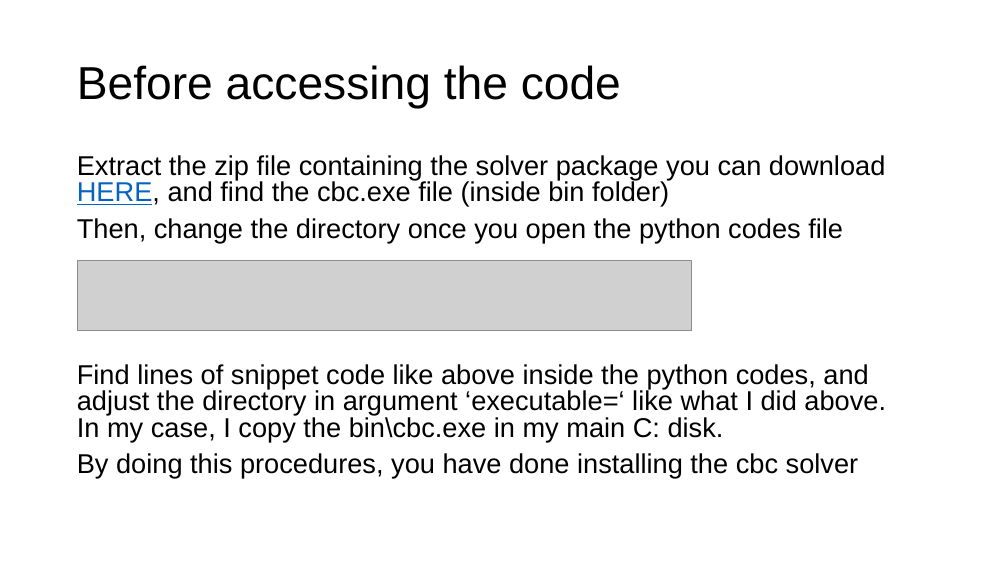
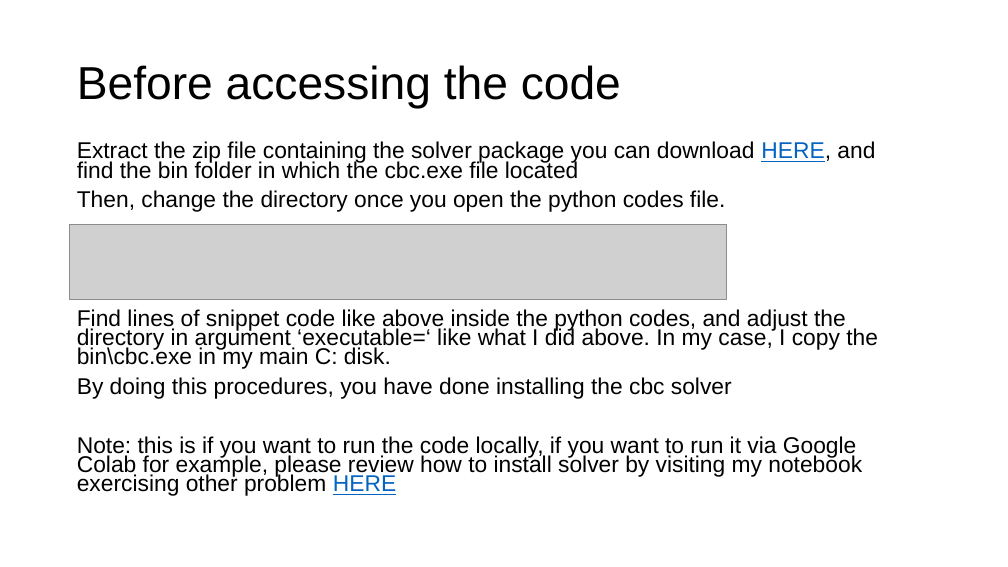
Before and after one commit to Lazuardis/Optimization, a slide deck: slide 2 of Vision Company - Allocation and Transportation Problem/Solution Brief Description - Vision Allocation Problem.pptx. Drawn at 1008x567 pixels with LibreOffice and Linux fonts; fonts in the diff are those of the drawing; grey boxes stand for pictures. Boxes give left, top, right and bottom in pixels: in the first picture for what was removed or moved away, otherwise in the second. Text is boxed around its words. In the diff, an @@ line names an element or a change of style, - is before the commit and + after.

```diff
--- a/Vision Company - Allocation and Transportation Problem/Solution Brief Description - Vision Allocation Problem.pptx
+++ b/Vision Company - Allocation and Transportation Problem/Solution Brief Description - Vision Allocation Problem.pptx
@@ text "Extract the zip file containing ...": place and size @@
-text "Extract the zip file containing ..." at <box>77,155,886,478</box>
+text "Extract the zip file containing ..." at <box>77,141,878,496</box>
@@ text at <box>77,141,875,212</box>: text changed; size 25.9 to 21.7 pt @@
-Extract the zip file containing the solver package you can download HERE, and find the cbc.exe file (inside bin folder)
-Then, change the directory once you open the python codes file
+Extract the zip file containing the solver package you can download HERE, and find the bin folder in which the cbc.exe file located
+Then, change the directory once you open the python codes file.
@@ picture: place and size @@
-picture at <box>77,261,690,331</box>
+picture at <box>70,224,727,299</box>
@@ text at <box>77,309,878,399</box>: size 25.9 to 21.7 pt in "Find lines of snippet code like above ...", "By doing this procedures, you have done ..."; line spacing 0.8 to 0.7 @@
@@ text at <box>77,436,862,496</box>: paragraph added @@
+Note: this is if you want to run the code locally, if you want to run it via Google Colab for example, please review how to install solver by visiting my notebook exercising other problem HERE
```
Also in this commit, not shown: 7 other slides changed, 1 slide added, 1 slide removed, 1 other file.
